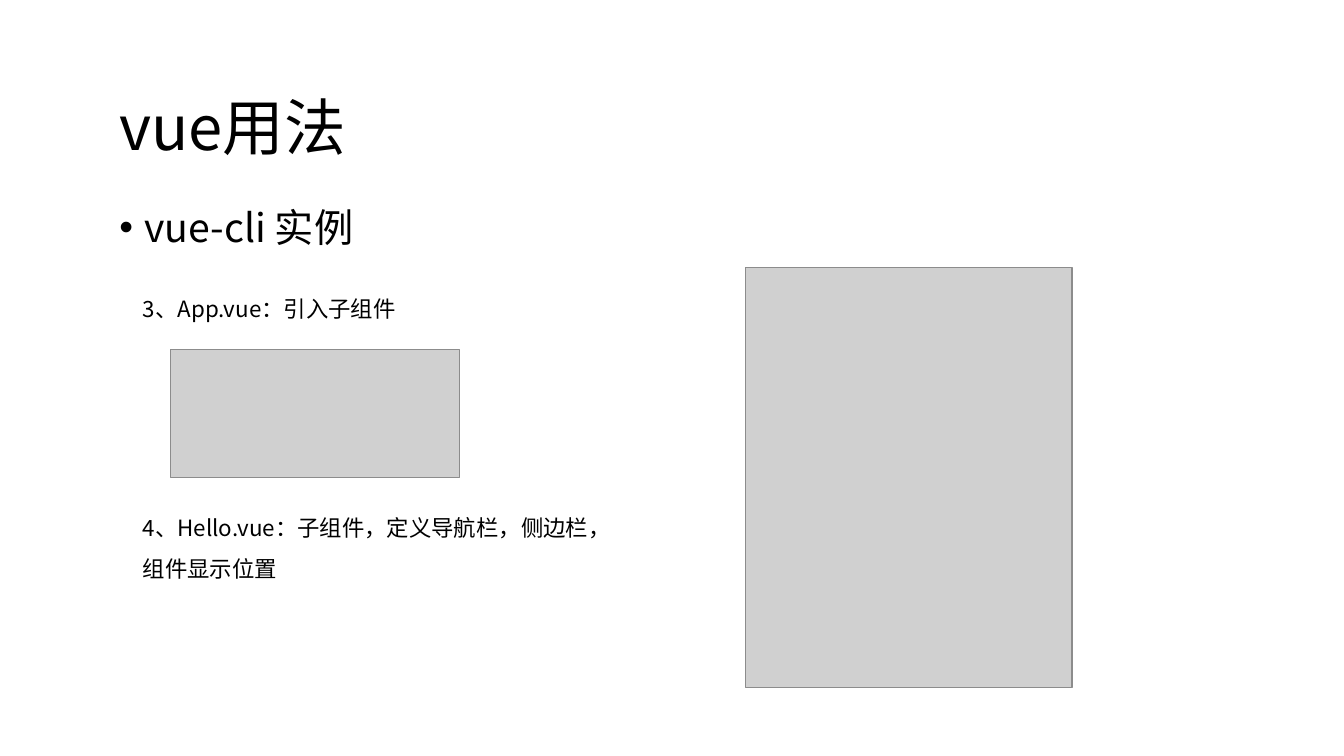
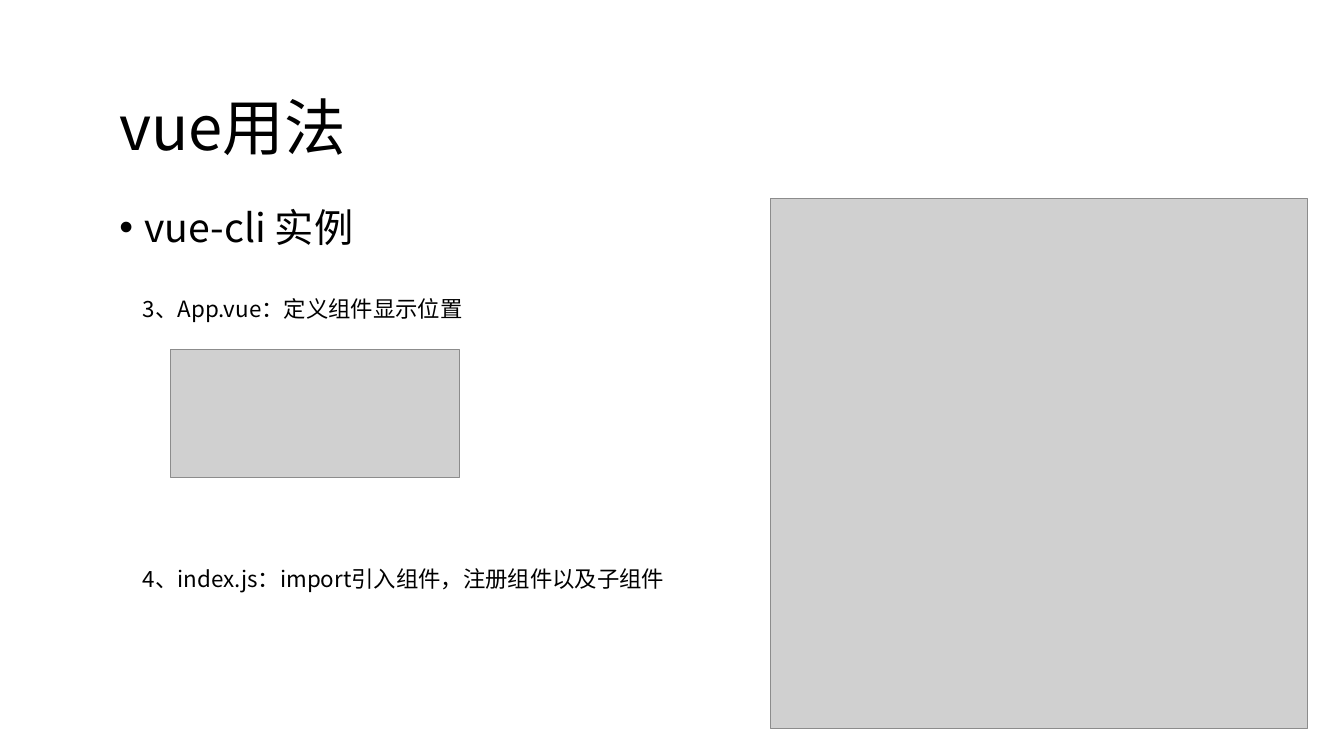
Before and after one commit to candisecandise/gitpractice, a slide deck: slide 31 of 前后端分离初探.pptx (slide 28 before the commit). Drawn at 1344x756 pixels with LibreOffice and Linux fonts; fonts in the diff are those of the drawing; grey boxes stand for pictures. Boxes give left, top, right and bottom in pixels: in the first picture for what was removed or moved away, otherwise in the second. Text is boxed around its words. In the diff, an @@ line names an element or a change of style, - is before the commit and + after.

```diff
--- a/前后端分离初探.pptx
+++ b/前后端分离初探.pptx
@@ picture added at [770, 198, 1308, 728] @@
@@ picture removed at [746, 267, 1073, 688] @@
@@ text at [143, 298, 463, 322]: text changed @@
-3、App.vue：引入子组件
+3、App.vue：定义组件显示位置
@@ text at [143, 568, 664, 593]: text changed @@
-4、Hello.vue：子组件，定义导航栏，侧边栏，
-组件显示位置
+4、index.js：import引入组件，注册组件以及子组件
```
Also in this commit, not shown: 15 other slides changed, 7 slides added, 3 slides removed, 22 other files.
